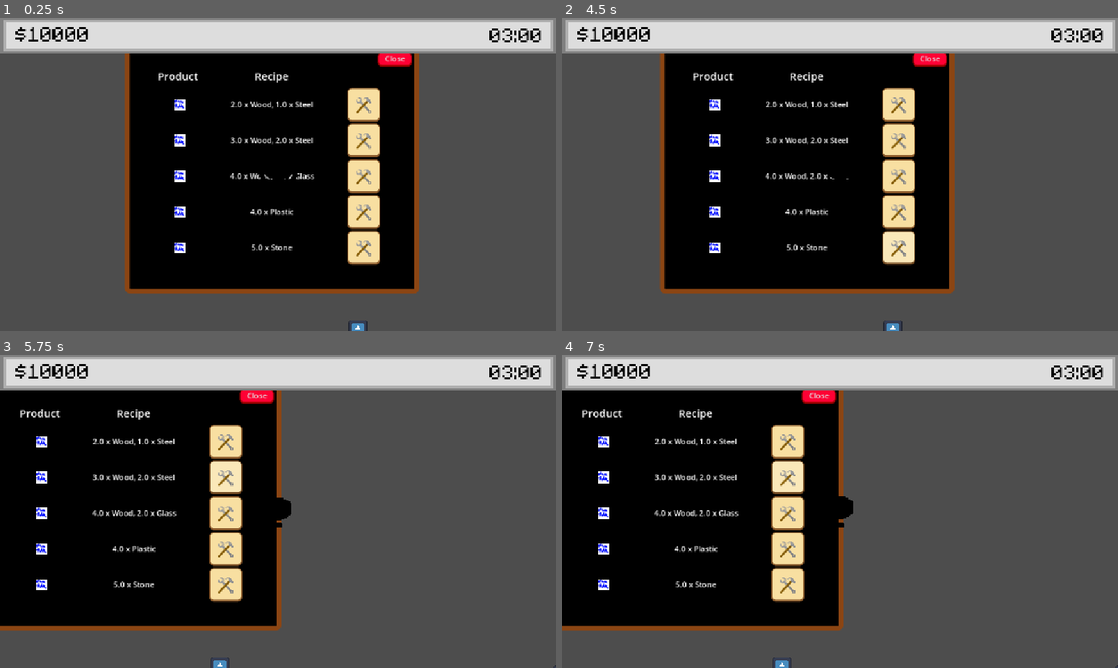
Above: before the commit, frames 1-4 (two rows, left to right).
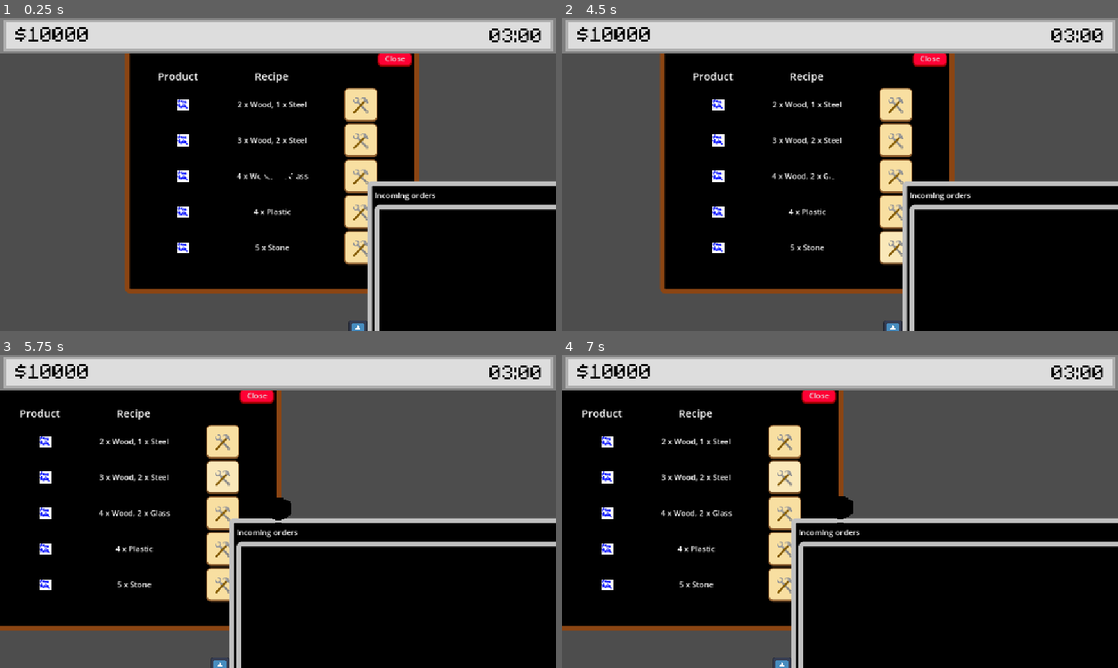
Above: after the commit, the same moments.

Repository: M41T4P-GAMES/Overworked
Game: Godot game, scene res://Scenes/main.tscn
Two runs of this game, one before a commit and one after it. Both use one fixed random seed, a clock stepped at 60 frames per second and the inputs below. This scene is started directly instead of the project's main scene. The engine's default icon, where the game draws it, is replaced by a stand-in: a white triangle on a blue panel in a dark square.
Inputs (mouse positions are in pixels of both pictures, inside the frame that each line leads up to):
- Up to frame 1 (0.25 s): no input
- Up to frame 2 (4.5 s): click (923, 105) at 0.5 s; click (923, 140) at 1.27 s; click (923, 174) at 2.02 s; click (923, 212) at 2.77 s; click (923, 246) at 3.52 s; tap Enter at 4.25 s; hold D (right) from 4.28 s (still down); hold E (interact) from 4.28 s (still down)
- Up to frame 3 (5.75 s): release D (right) at 5 s; release E (interact) at 5 s; click (239, 477) at 5.02 s
- Up to frame 4 (7 s): click (789, 477) at 5.77 s; click (784, 477) at 6.52 s

The runs differ from the first frame. In frame 1, 16% of the frame differs, in the area x 31-100%, y 22-100%; in frame 2, 19%; in frame 3, 28%; in frame 4, 28%, in the area x 6-100%, y 22-100%.

Commit message:
Nearly done with incoming orders backend

Diff:
--- a/Scenes/incoming_order.tscn
+++ b/Scenes/incoming_order.tscn
@@ -1,7 +1,8 @@
-[gd_scene load_steps=3 format=3 uid="uid://bu025j8ohp6cn"]
+[gd_scene load_steps=4 format=3 uid="uid://bu025j8ohp6cn"]
 
-[ext_resource type="Script" uid="uid://do0hf3xnlke2a" path="res://Scenes/order_ui.gd" id="1_enscj"]
-[ext_resource type="Theme" uid="uid://cn6to6tgjfp7s" path="res://Assets/Textures/Incomming_ord_UI/window_th.tres" id="1_ybb40"]
+[ext_resource type="Script" uid="uid://do0hf3xnlke2a" path="res://Scripts/order_ui.gd" id="1_enscj"]
+[ext_resource type="Theme" uid="uid://cn6to6tgjfp7s" path="res://Assets/Textures/Incoming_ord_UI/window_th.tres" id="1_ybb40"]
+[ext_resource type="Script" uid="uid://bclwtmvhw7uo7" path="res://Scripts/order_details_button.gd" id="3_qdbea"]
 
 [node name="PanelContainer" type="PanelContainer"]
 script = ExtResource("1_enscj")
@@ -32,3 +33,6 @@
 size_flags_horizontal = 10
 theme = ExtResource("1_ybb40")
 text = "   ...   "
+script = ExtResource("3_qdbea")
+
+[connection signal="pressed" from="MarginContainer/HBoxContainer/Button" to="MarginContainer/HBoxContainer/Button" method="_on_pressed"]
--- a/Scenes/incoming_orders_UI.tscn
+++ b/Scenes/incoming_orders_UI.tscn
@@ -1,11 +1,15 @@
-[gd_scene load_steps=7 format=3 uid="uid://v65p7q8j33ec"]
+[gd_scene load_steps=11 format=3 uid="uid://v65p7q8j33ec"]
 
 [ext_resource type="Script" uid="uid://blxcuroslxi3o" path="res://Scripts/incoming_orders_ui.gd" id="1_7dw3w"]
 [ext_resource type="Theme" uid="uid://c117yb2rnu4l5" path="res://Assets/Textures/Computer_UI/Computer_bg.tres" id="2_stssp"]
 [ext_resource type="Theme" uid="uid://b66pkix1bercv" path="res://Assets/Textures/Crafting_UI/close_theme.tres" id="3_cb3iv"]
 [ext_resource type="PackedScene" uid="uid://bu025j8ohp6cn" path="res://Scenes/incoming_order.tscn" id="4_7dw3w"]
-[ext_resource type="Texture2D" uid="uid://cmbg6h8t30y56" path="res://Assets/Textures/Incomming_ord_UI/profile_pic.png" id="5_bb3wx"]
-[ext_resource type="Theme" uid="uid://dce40xx61qfnw" path="res://Assets/Textures/Incomming_ord_UI/acc_but.tres" id="6_aatch"]
+[ext_resource type="Script" uid="uid://bd8ukso2jv70f" path="res://Scripts/close_incoming_orders.gd" id="4_bb3wx"]
+[ext_resource type="Texture2D" uid="uid://cmbg6h8t30y56" path="res://Assets/Textures/Incoming_ord_UI/profile_pic.png" id="5_bb3wx"]
+[ext_resource type="Script" uid="uid://dhm5uyaqif5ho" path="res://Scripts/right_container.gd" id="5_stssp"]
+[ext_resource type="Theme" uid="uid://dce40xx61qfnw" path="res://Assets/Textures/Incoming_ord_UI/acc_but.tres" id="6_aatch"]
+[ext_resource type="Script" uid="uid://dk3jjcge2x5rc" path="res://Scripts/order_accept_button.gd" id="8_cb3iv"]
+[ext_resource type="Script" uid="uid://fckvw8c1skpd" path="res://Scripts/order_decline_button.gd" id="9_omr8y"]
 
 [node name="Control" type="Control"]
 layout_mode = 3
@@ -58,6 +62,7 @@
 size_flags_horizontal = 10
 theme = ExtResource("3_cb3iv")
 text = "   X   "
+script = ExtResource("4_bb3wx")
 
 [node name="HBoxContainer" type="HBoxContainer" parent="PanelContainer/MarginContainer/VBoxContainer"]
 layout_mode = 2
@@ -82,9 +87,11 @@
 layout_mode = 2
 
 [node name="PanelContainer2" type="PanelContainer" parent="PanelContainer/MarginContainer/VBoxContainer/HBoxContainer"]
+visible = false
 layout_mode = 2
 size_flags_horizontal = 3
 size_flags_vertical = 3
+script = ExtResource("5_stssp")
 
 [node name="MarginContainer" type="MarginContainer" parent="PanelContainer/MarginContainer/VBoxContainer/HBoxContainer/PanelContainer2"]
 layout_mode = 2
@@ -133,9 +140,15 @@
 size_flags_horizontal = 3
 theme = ExtResource("6_aatch")
 text = "Accept"
+script = ExtResource("8_cb3iv")
 
 [node name="Button2" type="Button" parent="PanelContainer/MarginContainer/VBoxContainer/HBoxContainer/PanelContainer2/MarginContainer/VBoxContainer/HBoxContainer"]
 layout_mode = 2
 size_flags_horizontal = 3
 theme = ExtResource("3_cb3iv")
 text = "Decline"
+script = ExtResource("9_omr8y")
+
+[connection signal="pressed" from="PanelContainer/MarginContainer/VBoxContainer/HBoxContainer2/close" to="PanelContainer/MarginContainer/VBoxContainer/HBoxContainer2/close" method="_on_pressed"]
+[connection signal="pressed" from="PanelContainer/MarginContainer/VBoxContainer/HBoxContainer/PanelContainer2/MarginContainer/VBoxContainer/HBoxContainer/Button" to="PanelContainer/MarginContainer/VBoxContainer/HBoxContainer/PanelContainer2/MarginContainer/VBoxContainer/HBoxContainer/Button" method="_on_pressed"]
+[connection signal="pressed" from="PanelContainer/MarginContainer/VBoxContainer/HBoxContainer/PanelContainer2/MarginContainer/VBoxContainer/HBoxContainer/Button2" to="PanelContainer/MarginContainer/VBoxContainer/HBoxContainer/PanelContainer2/MarginContainer/VBoxContainer/HBoxContainer/Button2" method="_on_pressed"]
--- a/Scenes/main.tscn
+++ b/Scenes/main.tscn
@@ -1,9 +1,10 @@
-[gd_scene load_steps=5 format=3 uid="uid://okgncs467xop"]
+[gd_scene load_steps=6 format=3 uid="uid://okgncs467xop"]
 
 [ext_resource type="Script" uid="uid://vmf0670uammx" path="res://Scripts/main.gd" id="1_jjgbg"]
 [ext_resource type="PackedScene" uid="uid://cjhuj0h71gddn" path="res://Scenes/box_area.tscn" id="2_bo1nx"]
 [ext_resource type="Script" uid="uid://071h7p35csqr" path="res://Scripts/esc_menu.gd" id="3_8gbba"]
 [ext_resource type="PackedScene" uid="uid://dmp2fdxu0qr5n" path="res://Scenes/recipes_UI.tscn" id="4_jjvhh"]
+[ext_resource type="PackedScene" uid="uid://v65p7q8j33ec" path="res://Scenes/incoming_orders_UI.tscn" id="5_kry3j"]
 
 [node name="Main" type="Node2D"]
 script = ExtResource("1_jjgbg")
@@ -70,6 +71,12 @@
 wait_time = 10.0
 autostart = true
 
+[node name="Control2" parent="." instance=ExtResource("5_kry3j")]
+offset_left = 727.0
+offset_top = 339.0
+offset_right = 727.0
+offset_bottom = 339.0
+
 [connection signal="timeout" from="Udp_timer" to="." method="_on_udp_timer_timeout"]
 [connection signal="pressed" from="ESCMenu/Panel/VBoxContainer/resume" to="ESCMenu" method="_on_resume_pressed"]
 [connection signal="pressed" from="ESCMenu/Panel/VBoxContainer/Disconnect" to="ESCMenu" method="_on_disconnect_pressed"]
--- a/Scenes/order_ui.gd
+++ /dev/null
@@ -1,8 +0,0 @@
-extends PanelContainer
-
-func _ready():
-	pass
-
-func display_order(order):
-	$MarginContainer/HBoxContainer/sender.text = order.customerName
-	$MarginContainer/HBoxContainer/price.text = "$" + order.pay
--- /dev/null
+++ b/Scripts/close_incoming_orders.gd
@@ -0,0 +1,4 @@
+extends Button
+
+func _on_pressed() -> void:
+	get_node("../../../../..").visible = false
--- a/Scripts/incoming_orders_ui.gd
+++ b/Scripts/incoming_orders_ui.gd
@@ -4,8 +4,15 @@
 const incomingOrderPrefab = preload("res://Scenes/incoming_order.tscn")
 
 func _ready():
+	refresh()
+
+func refresh():
 	leftContainer = $PanelContainer/MarginContainer/VBoxContainer/HBoxContainer/PanelContainer/MarginContainer/VBoxContainer
-	for order in GameStats.currentOrders:
+	for child in leftContainer.get_children():
+		leftContainer.remove_child(child)
+		child.queue_free()
+	for order in GameStats.availableOrders:
 		var currentOrder = incomingOrderPrefab.instantiate()
 		leftContainer.add_child(currentOrder)
-		currentOrder.display_order(order)
+		#$MarginContainer/HBoxContainer/Button.order = order
+		currentOrder.display_order(order, $PanelContainer/MarginContainer/VBoxContainer/HBoxContainer/PanelContainer2)
--- a/Scripts/le_ui.gd
+++ b/Scripts/le_ui.gd
@@ -1,6 +1,6 @@
 extends Control
 
-func _physics_process(delta: float) -> void:
+func _physics_process(_delta: float) -> void:
 	$TextureRect/Label.text = "$" + str(GameStats.money)
 
 
--- a/Scripts/main.gd
+++ b/Scripts/main.gd
@@ -4,6 +4,7 @@
 
 func _ready() -> void:
 	orderGeneration = load("res://Scripts/order_generation.gd").new()
+	orderGeneration.parse_json()
 	multiplayer.server_disconnected.connect(_on_server_disconnected)
 	if multiplayer.is_server():
 		multiplayer.peer_connected.connect(_on_peer_connected)
@@ -35,7 +36,8 @@
 
 func _on_udp_timer_timeout() -> void:
 	send_udp()
-
+#
 func _on_order_generation_timer_timeout() -> void:
 	if GameStats.availableOrders.size() < 5:
 		GameStats.availableOrders.append(orderGeneration.generate_random_order())
+		$Control2.refresh()
--- a/Scripts/materials_and_products.gd
+++ b/Scripts/materials_and_products.gd
@@ -69,5 +69,5 @@
 func stringify_recipe(product):
 	var result = ""
 	for material in product.materialCosts:
-		result += str(material.count) + " x " + get_material(material.materialId).materialName + (", " if product.materialCosts.find(material) < product.materialCosts.size() - 1 else "")
+		result += str(int(material.count)) + " x " + get_material(material.materialId).materialName + (", " if product.materialCosts.find(material) < product.materialCosts.size() - 1 else "")
 	return result
--- /dev/null
+++ b/Scripts/order_accept_button.gd
@@ -0,0 +1,9 @@
+extends Button
+
+func _on_pressed() -> void:
+	var order = get_node("../../../..").currentOrder
+	GameStats.acceptedOrders.append(order)
+	GameStats.availableOrders.erase(order)
+	get_node("../../../..").currentOrder = null
+	get_node("../../../../../../../../..").refresh()
+	get_node("../../../..").visible = false
--- /dev/null
+++ b/Scripts/order_decline_button.gd
@@ -0,0 +1,8 @@
+extends Button
+
+func _on_pressed() -> void:
+	var order = get_node("../../../..").currentOrder
+	GameStats.availableOrders.erase(order)
+	get_node("../../../..").currentOrder = null
+	get_node("../../../..").visible = false
+	get_node("../../../../../../../../..").refresh()
--- /dev/null
+++ b/Scripts/order_details_button.gd
@@ -0,0 +1,7 @@
+extends Button
+
+var order = null
+var rightContainer = null
+
+func _on_pressed() -> void:
+	rightContainer.display_order(order)
--- a/Scripts/order_generation.gd
+++ b/Scripts/order_generation.gd
@@ -5,9 +5,10 @@
 var bullshitProducts = []
 var materialsAndProducts = null
 
-func _ready():
+func parse_json():
 	materialsAndProducts = load("res://Scripts/materials_and_products.gd").new()
 	materialsAndProducts.parse_json()
+	print(materialsAndProducts)
 	var addressesFile = FileAccess.open("res://Assets/Data/addresses.json", FileAccess.READ)
 	addresses = JSON.parse_string(addressesFile.get_as_text())
 	addressesFile.close()
@@ -19,8 +20,8 @@
 	bullshitProductsFile.close()
 	for bullshitProduct in bullshitProductsData:
 		bullshitProducts.append(materialsAndProducts.Product.new(bullshitProduct.id, bullshitProduct.name, null, null))
-	for i in range(100):
-		print(generate_random_order())
+	#for i in range(100):
+		#print(generate_random_order())
 
 class Order:
 	var orderProducts: Array
@@ -42,6 +43,13 @@
 			var currentCount = counts[orderProducts.find(orderProduct)]
 			firstPartOfString += str(currentCount) + " " + orderProduct.productName + ("s" if currentCount > 1 else "") + (", " if orderProducts.find(orderProduct) < orderProducts.size() - 1 else "")
 		return "Products: " + firstPartOfString + "\nPay: "+ str(pay) + "\nCustomer: " + customerName + "\nAddress: " + customerAddress
+
+	func list_products():
+		var firstPartOfString = ""
+		for orderProduct in orderProducts:
+			var currentCount = counts[orderProducts.find(orderProduct)]
+			firstPartOfString += str(currentCount) + " " + orderProduct.productName + ("s" if currentCount > 1 else "") + ("\n- " if orderProducts.find(orderProduct) < orderProducts.size() - 1 else "")
+		return "Order:\n- " + firstPartOfString
 
 func generate_random_order():
 	var randomProductCount = randi_range(1, int(materialsAndProducts.products.size() / 1.5))
--- /dev/null
+++ b/Scripts/order_ui.gd
@@ -0,0 +1,13 @@
+extends PanelContainer
+
+var order = null
+
+func _ready():
+	pass
+
+func display_order(orderToDisplay, rightContainer):
+	$MarginContainer/HBoxContainer/sender.text = orderToDisplay.customerName
+	$MarginContainer/HBoxContainer/price.text = "$" + str(orderToDisplay.pay)
+	order = orderToDisplay
+	$MarginContainer/HBoxContainer/Button.order = order
+	$MarginContainer/HBoxContainer/Button.rightContainer = rightContainer
--- /dev/null
+++ b/Scripts/right_container.gd
@@ -0,0 +1,14 @@
+extends PanelContainer
+
+var currentOrder = null
+
+func display_order(order):
+	if order == currentOrder:
+		visible = false
+		currentOrder = null
+	else:
+		visible = true
+		currentOrder = order
+		$MarginContainer/VBoxContainer/Label.text = currentOrder.list_products()
+		$MarginContainer/VBoxContainer/Label3.text = "Price: " + str(currentOrder.pay) + "$"
+		$MarginContainer/VBoxContainer/sender.text = "Sender: " + currentOrder.customerName
Renamed: Assets/Textures/Incomming_ord_UI/acc_but.tres -> Assets/Textures/Incoming_ord_UI/acc_but.tres
Renamed: Assets/Textures/Incomming_ord_UI/profile_pic.png -> Assets/Textures/Incoming_ord_UI/profile_pic.png
Not shown, changed: Assets/Textures/Incoming_ord_UI/profile_pic.png.import
Renamed: Assets/Textures/Incomming_ord_UI/window_th.tres -> Assets/Textures/Incoming_ord_UI/window_th.tres
Not shown, added: Scripts/close_incoming_orders.gd.uid
Not shown, added: Scripts/order_accept_button.gd.uid
Not shown, added: Scripts/order_decline_button.gd.uid
Not shown, added: Scripts/order_details_button.gd.uid
Renamed: Scenes/order_ui.gd.uid -> Scripts/order_ui.gd.uid
Not shown, added: Scripts/right_container.gd.uid
